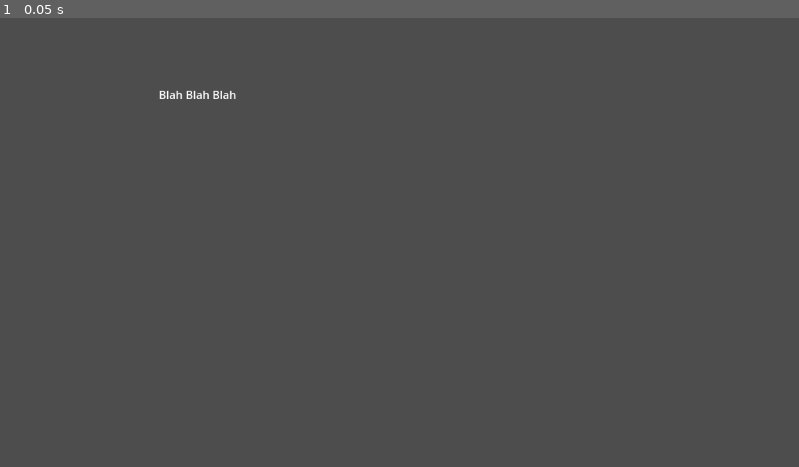
Above: before the commit, frame 1.
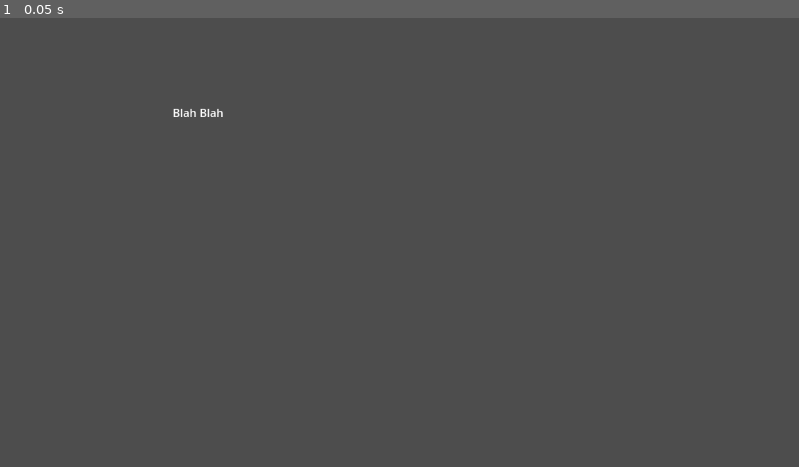
Above: after the commit, the same moment.

Repository: AndreiBondad/brass-game-project
Game: Godot game, scene res://scenes/main_game_scene.tscn
Same seed, same stepped clock (60 frames per second), same inputs: the game is played once before the commit and once after it. The project has no main scene, so this scene is started directly.
Inputs:
- Up to frame 1 (0.05 s): no input

The runs differ from the first frame. In frame 1, 0.2% of the frame differs, in the area x 19-30%, y 16-23%.

Commit message:
Update main_game_scene.tscn

Diff:
--- a/scenes/main_game_scene.tscn
+++ b/scenes/main_game_scene.tscn
@@ -10,8 +10,8 @@
 
 [node name="RichTextLabel" type="RichTextLabel" parent="."]
 layout_mode = 0
-offset_left = 229.0
-offset_top = 99.0
-offset_right = 746.0
-offset_bottom = 392.0
-text = "Blah Blah Blah"
+offset_left = 249.0
+offset_top = 125.0
+offset_right = 766.0
+offset_bottom = 418.0
+text = "Blah Blah"
